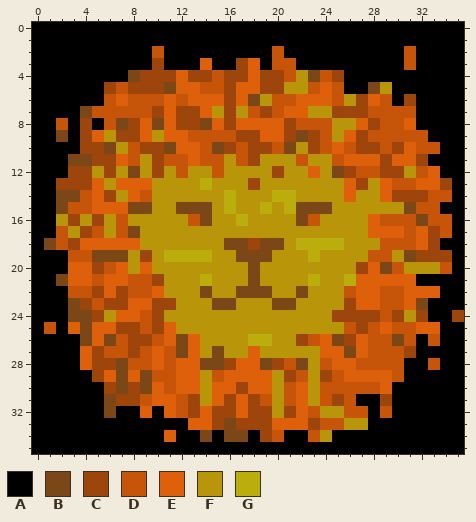
One commit to this pixel-art sprite: trunk/arch/items/talisman/amulet/elitelions_emblem.101.png. Above: the version before the commit.
The file is 36x36 pixels.
Palette (. is transparent): A #000000  B #7b4717  C #9d450b  D #c65409  E #df600b  F #b99609  G #baad0c
Pixels before, first column x 0:
 0 AAAAAAAAAAAAAAAAAAAAAAAAAAAAAAAAAAAA
 1 AAAAAAAAAAAAAAAAAAAAAAAAAAAAAAAAAAAA
 2 AAAAAAAAAADAAAAAAAAADAAAAAAAAAADAAAA
 3 AAAAAAAAAACAAAEAACEADDAAAAAAAAADAAAA
 4 AAAAAAAABCCCECCDCCECCDFBDCAAAAAAAAAA
 5 AAAAAACDCCCBEEDDCEECCFFDEDAABFAAAAAA
 6 AAAAAADEDDDEDEEECEBFDDEEEDFCEDACAAAA
 7 AAAABDDDDDCECCEFCFDCDEEFFCCCDDDDAAAA
 8 AADACADBCEBECCBECEEEECDDDFFECDDEAAAA
 9 AABACEFCCEFEEDDDDCCEECBCDFECDDDDDAAA
10 AAAACCBFDCCBEEDBCDCCDBFCDEDCCDCEDDAA
11 AAABBCCEDFCDDEDDFDCFFFDFFDEEECEECAAA
12 AAACCFCFBFCFDFFDFFFFCFFEFBCDDCCFDEAA
13 AACCCEFEEEFFFFGFFFCFFFFFFFECFEDDEECA
14 AABBDECFEDFFFFFFGFFFGGFFFFEFFECCCDDA
15 AABDDEEEBBFFBBBFGFFGFGBBBFFFFFFBDDAA
16 AAFCFCFDFFFFFDBFFGFFFFBDFFFFEDDDBDDA
17 AADFCDFDBFFFFFFFFFFFFFFFFFFFEEEDECDA
18 ABDCEEEEEFFFFFFFBBCBBFGGGGFFFDDDECAA
19 AAADDBBBFCFGGGGFFBBBFFFGFFFFDDFBCCCA
20 AAAEECDEFEFFFFFFFFBFFFFFFFFCEBDFFFDA
21 AABEEDEEDDCFFFGFFFBFFFFGFFGEEEEEAAAA
22 AAADDCECDDEFFFBFFBBBFFBFFFDEEDDEEEAA
23 AAABCDCCEECCFFFBBFFFBBFFFFCEEDDEBAAA
24 AAABBCFEEDCFFFFFFFFFFFFFFCCCCDCFCAAC
25 ADAEBEECCDCEFFFFFFFFFFFFFFDCDEDDEEAA
26 AAAABEBDCCDEBEFFFFGGFFCDEBCEDDBDADAA
27 AAAAECDDCDEDBEFBFFEFFFFFEEBEDDDCAAAA
28 AAAAECCBDDEDEEBBCEEBCDBFDEEDDDDAADAA
29 AAAAACEBEBDDEEFDEEEEFCDFCDEEEEDAAAAA
30 AAAAAACBCBEDEEFEECEEFDEFDDDDDEAAAAAA
31 AAAAAABCCDEEDCFECECDFDEFDCDAACAAAAAA
32 AAAAAABAAEAEDCECCECCFCEDFFDDADAAAAAA
33 AAAAAAAAAAAAAEECBCCCEEECDDFFAAAAAAAA
34 AAAAAAAAAAAEAABABBACDAADFAAAAAAAAAAA
35 AAAAAAAAAAAAAAAAAAAAAAAAAAAAAAAAAAAA
The result:
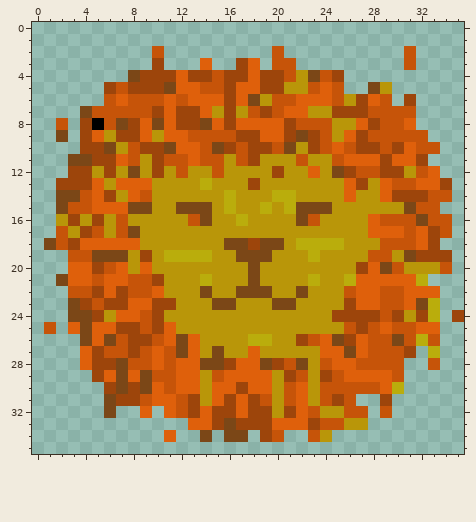
Diff:
Colour G replaces colour A in row 21 at x 32; in rows 23 to 24 at x 33; in row 26 at x 32; in row 27 at x 33; in row 30 at x 30.
The author cleared colour A in rows 0 to 1 at x 0 to 35; in row 2 at x 0 to 9, 11 to 19, 21 to 30 and 32 to 35; in row 3 at x 0 to 9, 11 to 13, 15 to 16, 19, 22 to 30 and 32 to 35; in row 4 at x 0 to 7 and 26 to 35; in row 5 at x 0 to 5, 26 to 27 and 30 to 35; in row 6 at x 0 to 5, 30 and 32 to 35.
The author cleared colour A in row 7 at x 0 to 3 and 32 to 35; in row 8 at x 0 to 1, 3 and 32 to 35; in row 9 at x 0 to 1, 3 and 33 to 35; in row 10 at x 0 to 3 and 34 to 35; in row 11 at x 0 to 2 and 33 to 35; in row 12 at x 0 to 2 and 34 to 35.
The author cleared colour A in rows 13 to 14 at x 0 to 1 and 35; in row 15 at x 0 to 1 and 34 to 35; in rows 16 to 17 at x 0 to 1 and 35; in row 18 at x 0 and 34 to 35; in rows 19 to 20 at x 0 to 2 and 35; in row 21 at x 0 to 1 and 33 to 35.
The author cleared colour A in rows 22 to 23 at x 0 to 2 and 34 to 35; in row 24 at x 0 to 2 and 34; in row 25 at x 0, 2 and 34 to 35; in row 26 at x 0 to 3 and 34 to 35; in row 27 at x 0 to 3, 32 and 34 to 35; in row 28 at x 0 to 3, 31 to 32 and 34 to 35.
The author cleared colour A in row 29 at x 0 to 4 and 31 to 35; in row 30 at x 0 to 5 and 31 to 35; in row 31 at x 0 to 5, 27 to 28 and 30 to 35; in row 32 at x 0 to 5, 7 to 8, 10, 28 and 30 to 35; in row 33 at x 0 to 12 and 28 to 35; in row 34 at x 0 to 10, 12 to 13, 15, 18, 21 to 22 and 25 to 35.
The author cleared colour A in row 35 at x 0 to 35.
